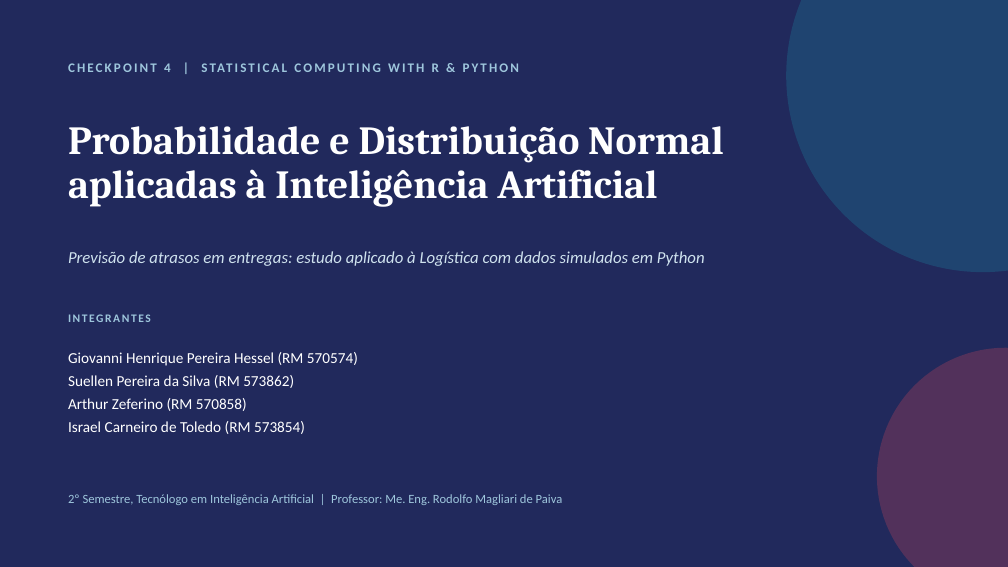
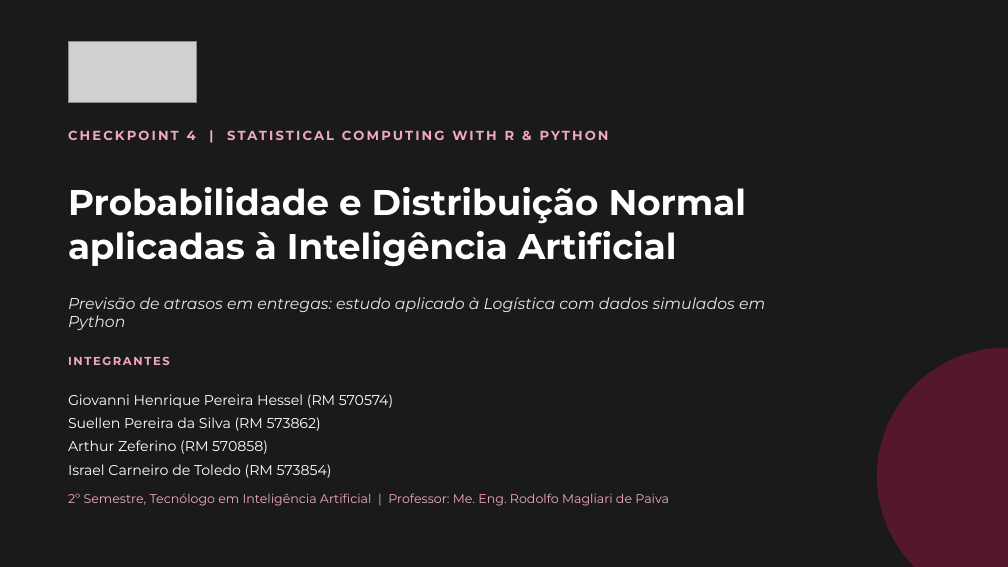
Before and after one commit to susuelen153-design/Projeto-Python, a slide deck: slide 1 of checkpoint4/apresentacao_cp4.pptx. Drawn at 1008x567 pixels with LibreOffice and Linux fonts; fonts in the diff are those of the drawing; grey boxes stand for pictures. Boxes give left, top, right and bottom in pixels: in the first picture for what was removed or moved away, otherwise in the second. Text is boxed around its words. In the diff, an @@ line names an element or a change of style, - is before the commit and + after.

```diff
--- a/checkpoint4/apresentacao_cp4.pptx
+++ b/checkpoint4/apresentacao_cp4.pptx
@@ background #21295C to #1A1A1A @@
@@ ellipse at [786,0,1008,272]: fill #1C7293 at 38% opacity to #1A1A1A at 38% opacity @@
@@ picture added at [68,42,197,102] @@
@@ font Calibri to Montserrat, text colour #9EC6DC to #F0A8C4 in 3 elements at [68,493,669,506], [68,357,170,365], [68,130,609,140] @@
@@ text "CHECKPOINT 4 | STATISTICAL COMPUTING ...": place and size @@
-text "CHECKPOINT 4 | STATISTICAL COMPUTING ..." at [164,63,439,72]
+text "CHECKPOINT 4 | STATISTICAL COMPUTING ..." at [68,130,609,140]
@@ text "Probabilidade e Distribuição Normal aplicadas ...": place and size @@
-text "Probabilidade e Distribuição Normal aplicadas ..." at [68,126,724,207]
+text "Probabilidade e Distribuição Normal aplicadas ..." at [68,187,746,267]
@@ text "Probabilidade e Distribuição Normal aplicadas ..." at [68,187,746,267]: size 38 to 34 pt, font Cambria to Montserrat @@
@@ text "Previsão de atrasos em entregas: ...": place and size @@
-text "Previsão de atrasos em entregas: ..." at [68,251,705,266]
+text "Previsão de atrasos em entregas: ..." at [68,297,765,330]
@@ text "Previsão de atrasos em entregas: ..." at [68,297,765,330]: size 16 to 15 pt, font Calibri to Montserrat, text colour #CFE2EE to #E8E8E8 @@
@@ text "INTEGRANTES": place and size @@
-text "INTEGRANTES" at [68,314,151,322]
+text "INTEGRANTES" at [68,357,170,365]
@@ ellipse at [877,348,1008,567]: fill #D1495B at 28% opacity to #ED1165 at 28% opacity @@
@@ text "Giovanni Henrique Pereira Hessel (RM ...": place and size @@
-text "Giovanni Henrique Pereira Hessel (RM ..." at [68,352,358,434]
+text "Giovanni Henrique Pereira Hessel (RM ..." at [68,394,393,478]
@@ text "Giovanni Henrique Pereira Hessel (RM ..." at [68,394,393,478]: size 14.5 to 13.5 pt, font Calibri to Montserrat @@
```
Also in this commit, not shown: 12 other slides changed, 12 other files.
